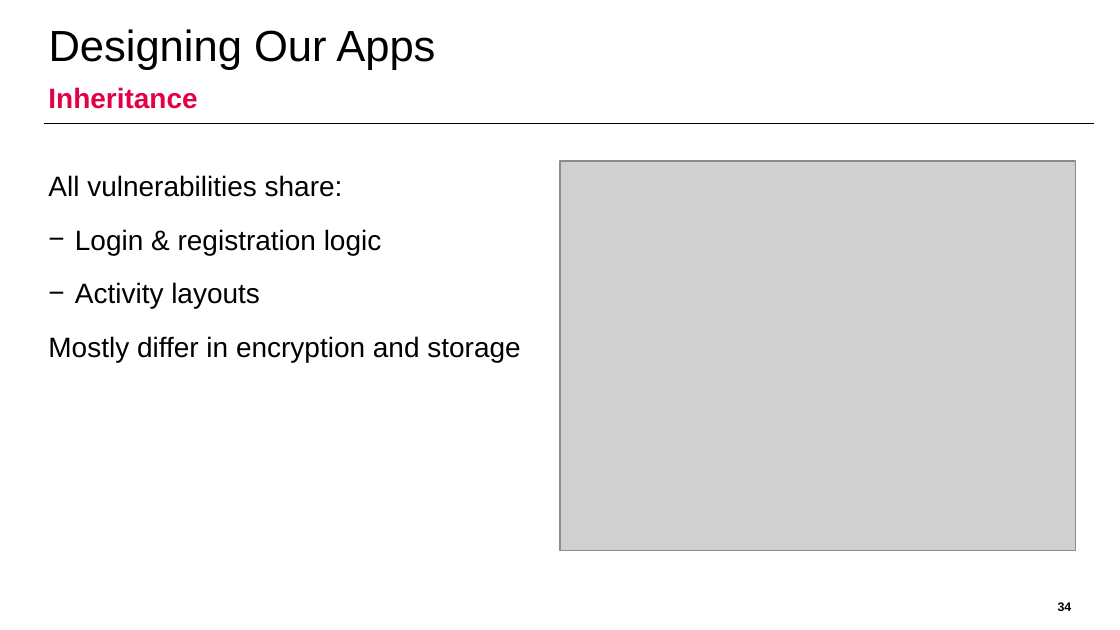
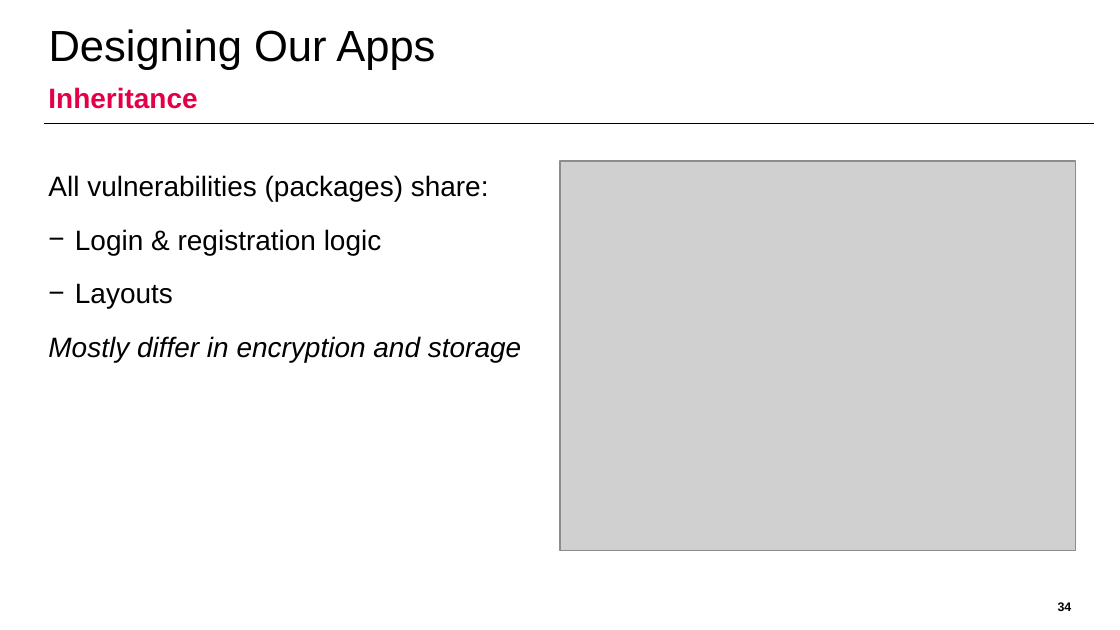
Before and after one commit to domi-cmd/Reference_Application_for_OWASP_MASTG, a slide deck: slide 34 of dev_documents/presentation/ba_thesis_presentation_kronig.pptx. Drawn at 1120x630 pixels with LibreOffice and Linux fonts; fonts in the diff are those of the drawing; grey boxes stand for pictures; background and template pictures are left out. Boxes give left, top, right and bottom in pixels: in the first picture for what was removed or moved away, otherwise in the second. Text is boxed around its words. In the diff, an @@ line names an element or a change of style, - is before the commit and + after.

```diff
--- a/dev_documents/presentation/ba_thesis_presentation_kronig.pptx
+++ b/dev_documents/presentation/ba_thesis_presentation_kronig.pptx
@@ text at [48,175,489,201]: text changed @@
-All vulnerabilities share:
+All vulnerabilities (packages) share:
@@ text at [75,283,173,308]: text changed @@
-− Activity layouts
+− Layouts
@@ text at [48,336,521,362]: italic on in "Mostly differ in encryption and storage" @@
```
Also in this commit, not shown: 10 other slides changed.
